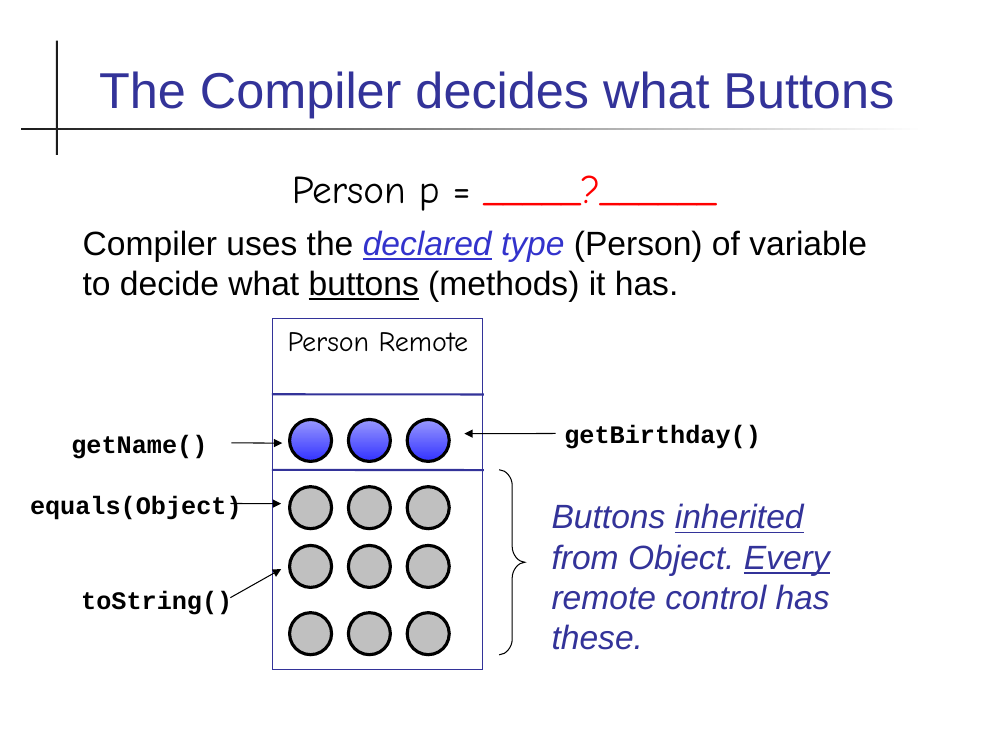
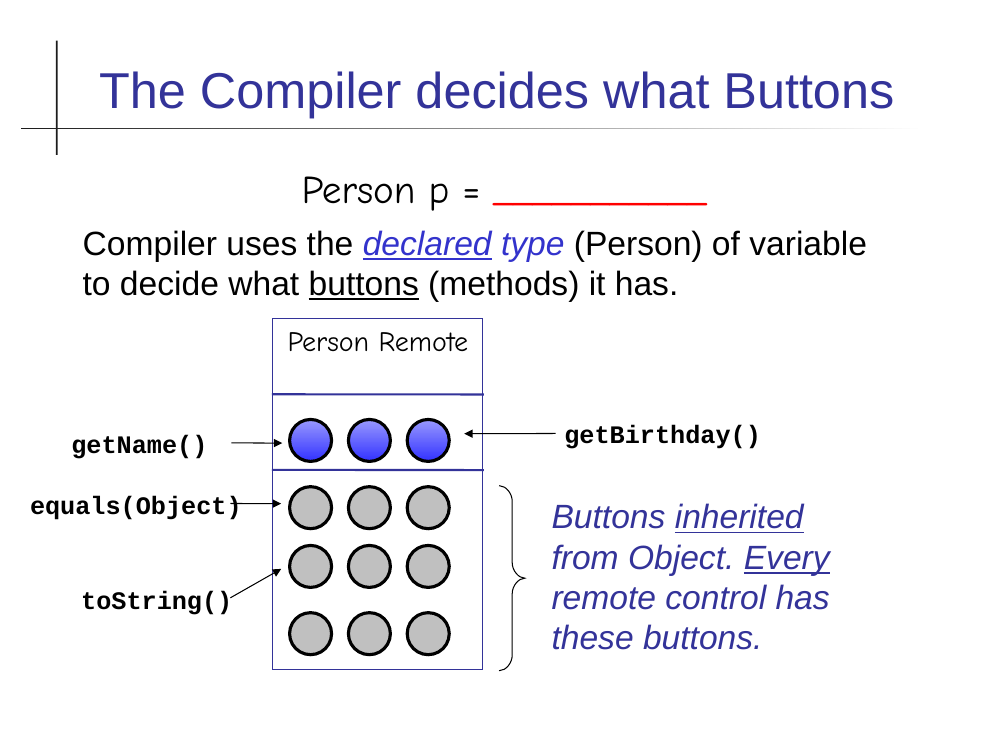
Before and after one commit to skeoop/skeoop.github.io, a slide deck: slide 3 of oop/Reference-as-Remote-Control.ppt. Drawn at 1008x756 pixels with LibreOffice and Linux fonts; fonts in the diff are those of the drawing. Boxes give left, top, right and bottom in pixels: in the first picture for what was removed or moved away, otherwise in the second. Text is boxed around its words. In the diff, an @@ line names an element or a change of style, - is before the commit and + after.

```diff
--- a/oop/Reference-as-Remote-Control.ppt
+++ b/oop/Reference-as-Remote-Control.ppt
@@ text at <box>302,176,450,211</box>: text changed @@
-Person p = _____?______
+Person p = ___________
@@ freeform shape: place and size @@
-freeform shape at <box>500,470,525,654</box>
+freeform shape at <box>500,486,525,670</box>
@@ text at <box>552,503,830,650</box>: text changed @@
-Buttons inherited from Object. Every remote control has these.
+Buttons inherited from Object. Every remote control has these buttons.
```
Also in this commit, not shown: 5 other slides changed, 4 slides added, 2 slides removed, 2 other files.
